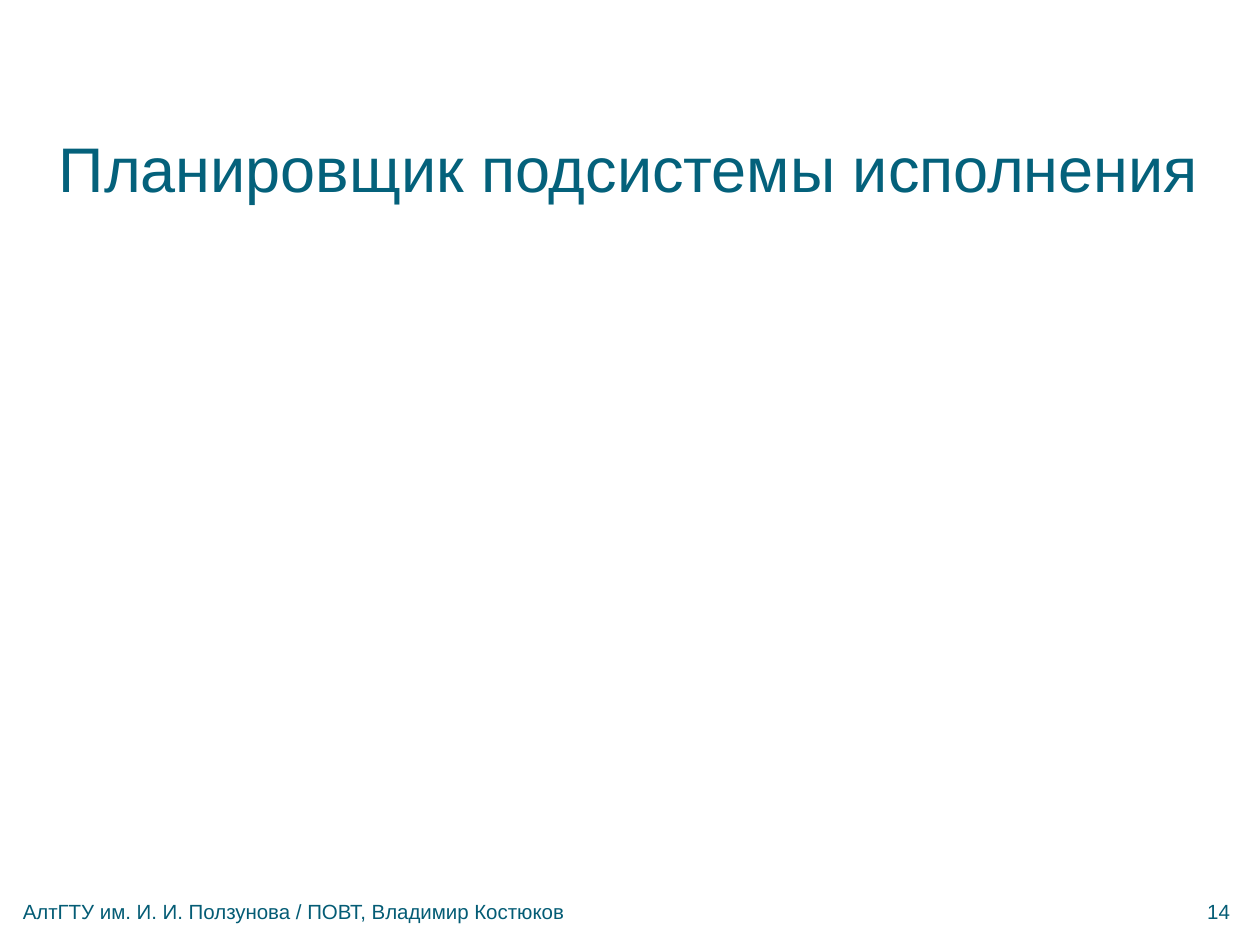
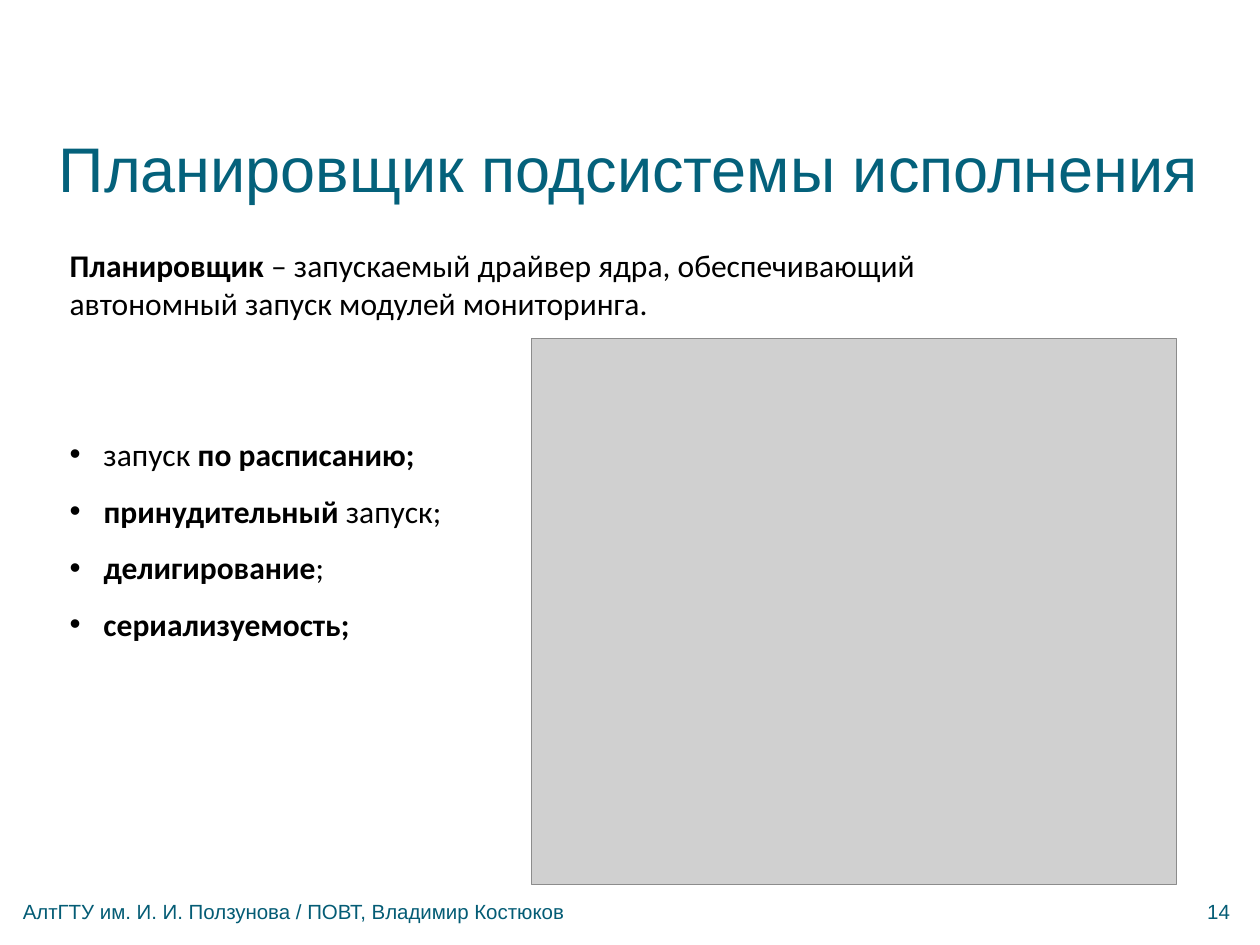
Before and after one commit to bluerain/snoopy, a slide deck: slide 14 of diploma/trunk/ppt/kostyukov.pptx. Drawn at 1260x945 pixels with LibreOffice and Linux fonts; fonts in the diff are those of the drawing; grey boxes stand for pictures; background and template pictures are left out. Boxes give left, top, right and bottom in pixels: in the first picture for what was removed or moved away, otherwise in the second. Text is boxed around its words. In the diff, an @@ line names an element or a change of style, - is before the commit and + after.

```diff
--- a/diploma/trunk/ppt/kostyukov.pptx
+++ b/diploma/trunk/ppt/kostyukov.pptx
@@ text added at bbox=[70, 255, 915, 641], 20 pt, text #000000 @@
+Планировщик – запускаемый драйвер ядра, обеспечивающий автономный запуск модулей мониторинга.
+• запуск по расписанию;
+• принудительный запуск;
+• делигирование;
+• сериализуемость;
@@ picture added at bbox=[532, 339, 1177, 885] @@
```
Also in this commit, not shown: 1 other slide changed, 3 other files.
